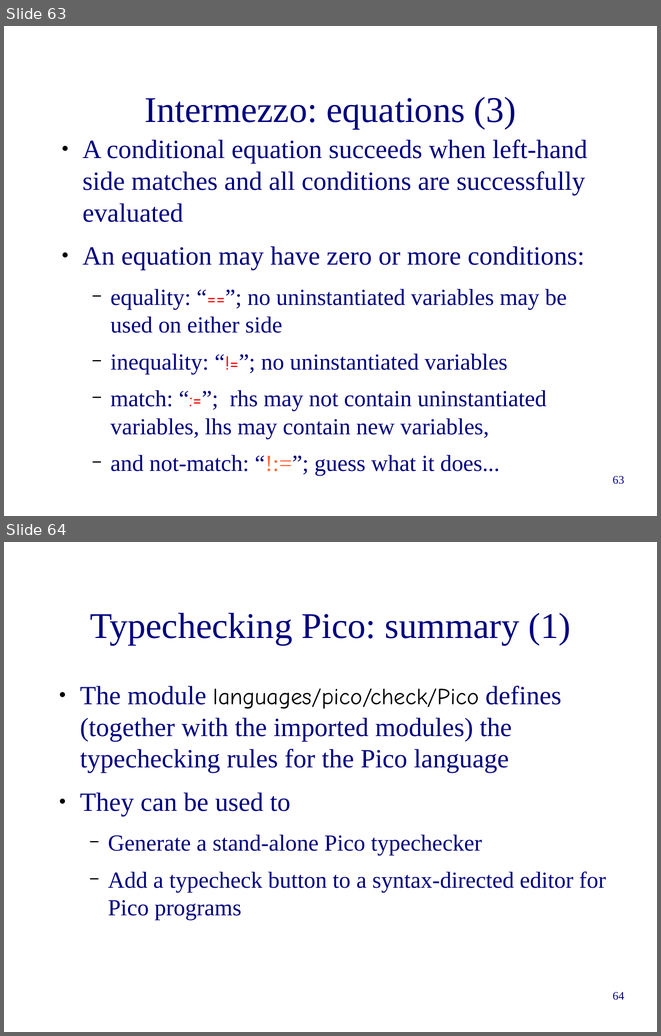
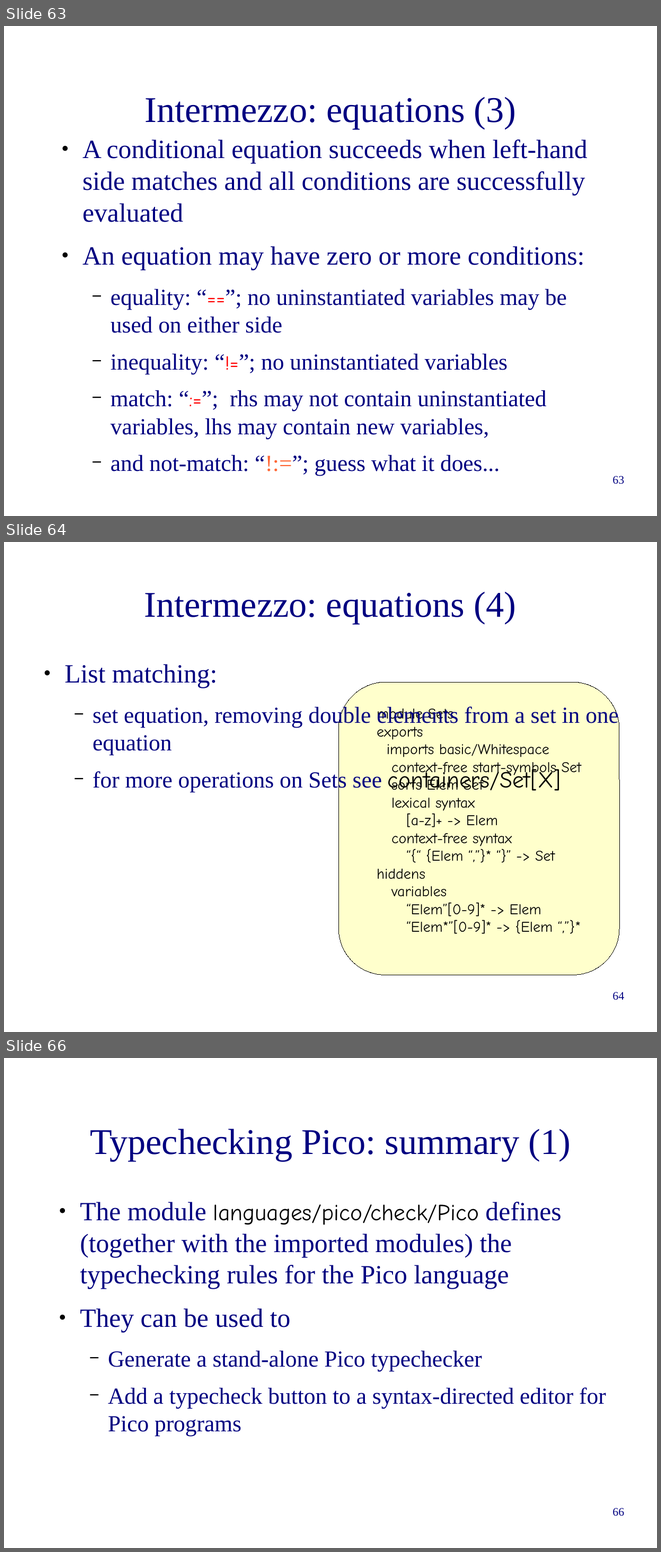
Before and after one commit to cwi-swat/meta-environment, a slide deck: meta-doc/extraction-transformation/6-asfsdf-intro/asfsdf-intro.odp. Shown one above the other, each under a label of ours: slides 63 and 64 before the commit, slides 63, 64 and 66 after it; the slides between them are not shown. The pictures are 661x1036 and 661x1552 pixels, drawn with LibreOffice and Linux fonts; fonts in the diff are those of the drawing; background and template pictures are left out. Boxes give left, top, right and bottom in pixels: in the first picture for what was removed or moved away, otherwise in the second. Text is boxed around its words. In the diff, an @@ line names an element or a change of style, - is before the commit and + after.

Commit message:
Fixed a number of typos and added slides on list matching and lexical constructor functions.

```diff
--- a/meta-doc/extraction-transformation/6-asfsdf-intro/asfsdf-intro.odp
+++ b/meta-doc/extraction-transformation/6-asfsdf-intro/asfsdf-intro.odp
@@ slide 64 added at bbox=[4, 542, 657, 1032], background #FFFFFF @@
@@ title added at bbox=[144, 592, 516, 624], 44 pt, text #000080 @@
+Intermezzo: equations (4)
@@ text added at bbox=[64, 664, 561, 792], 28 pt, text #000080 @@
+● List matching:
+  − set equation, removing double elements from a set in one equation
+  − for more operations on Sets see containers/Set[X]
@@ rounded rectangle added at bbox=[339, 682, 620, 974], fill #FFFFCC, outline #000000 0 pt, 18 pt, text #000000 @@
+module Sets
+exports
+imports basic/Whitespace
+context-free start-symbols Set
+sorts Elem Set
+lexical syntax
+[a-z]+ -> Elem
+context-free syntax
+“{“ {Elem “,”}* “}” -> Set
+hiddens
+variables
+“Elem”[0-9]* -> Elem
+“Elem*”[0-9]* -> {Elem “,”}*
@@ page number added at bbox=[612, 991, 624, 1000], 14 pt, text #000080 @@
+64
@@ what was slide 64 is now slide 66 @@
@@ page number at bbox=[612, 1507, 624, 1516]: text changed @@
-64
+66
```
Also in this commit, not shown: 10 slides changed, 7 other slides added.
